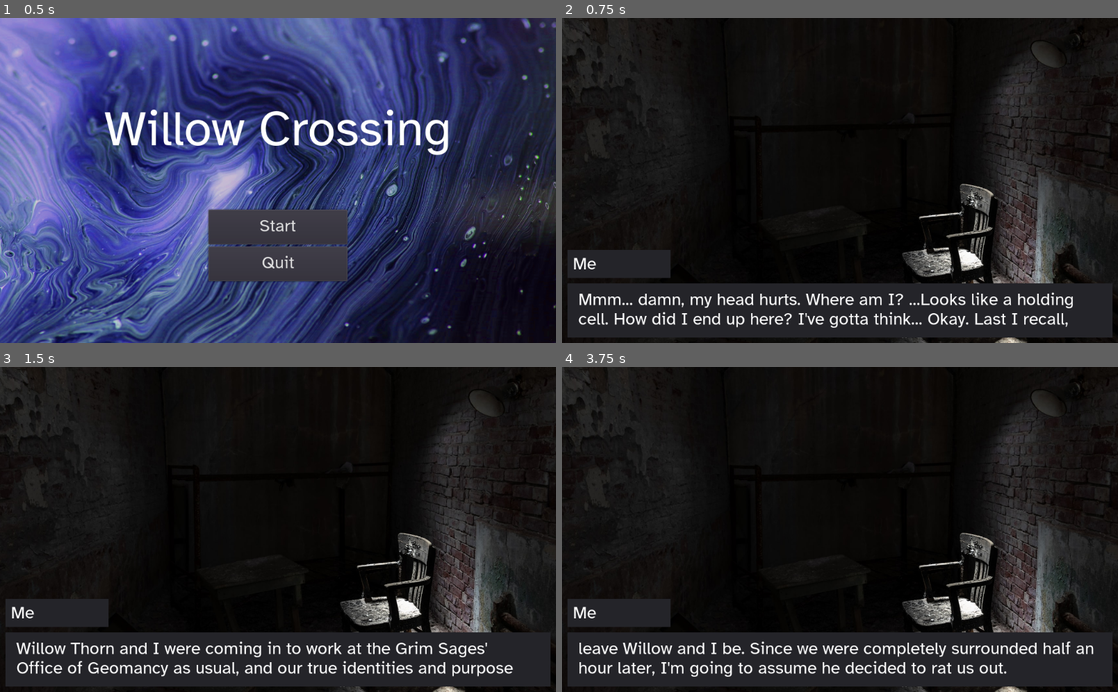
Above: before the commit, frames 1-4 (two rows, left to right).
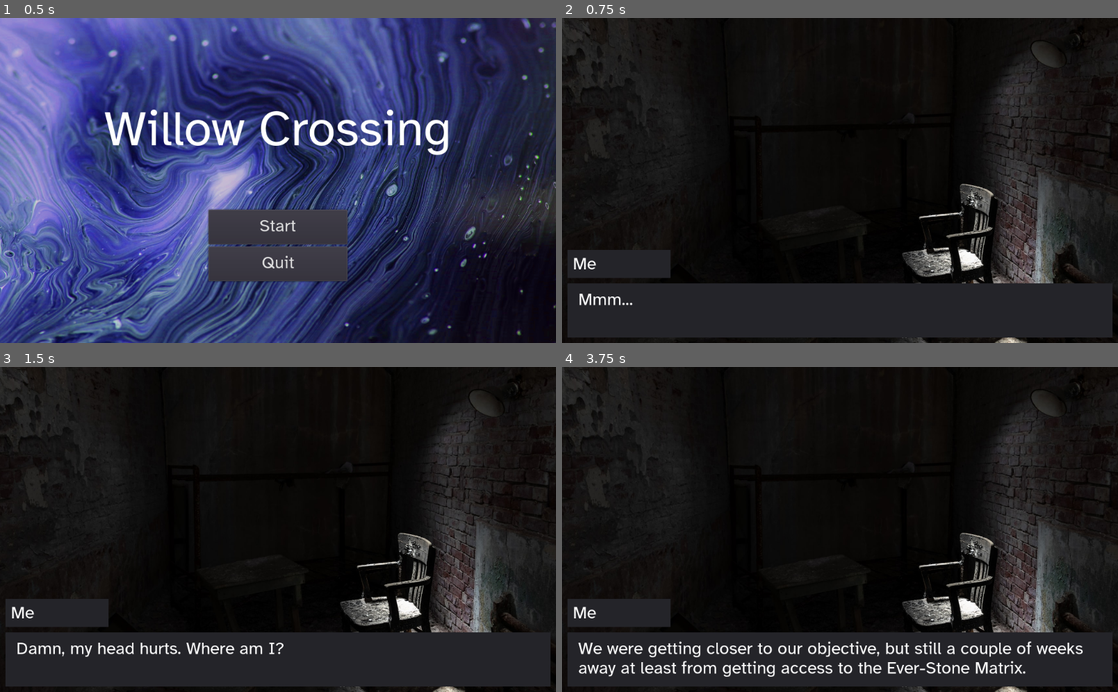
Above: after the commit, the same moments.

Repository: xuvatilavv/WillowTappingGame
Game: Godot game, scene res://ui/MainMenu.tscn
Same seed, same stepped clock (60 frames per second), same inputs: the game is played once before the commit and once after it.
Inputs:
- Up to frame 1 (0.5 s): no input
- Up to frame 2 (0.75 s): click "Start" at 0.5 s
- Up to frame 3 (1.5 s): tap Enter (ui_accept) at 1.25 s
- Up to frame 4 (3.75 s): tap Enter (ui_accept) at 1.52, 2, 2.27, 2.75, 3.5 s

Frame 1 is identical in both runs. In frame 2, 2.3% of the frame differs, in the area x 3-92%, y 84-96%; in frame 3, 2.8%; in frame 4, 3.4%, in the area x 2-96%, y 84-96%.

Commit message:
Add page break delimiter for strings

Diff:
--- a/text/strings.csv
+++ b/text/strings.csv
@@ -14,7 +14,7 @@
 LABEL_LETTER_TIMER	Letter Timer
 LABEL_WORD_TIMER	Word Timer
 INTERVIEWER_GENERIC_ACKNOWLEDGED	I see
-PROLOGUE_00	Mmm... damn, my head hurts. Where am I? ...Looks like a holding cell. How did I end up here? I've gotta think... Okay. Last I recall, Willow Thorn and I were coming in to work at the Grim Sages' Office of Geomancy as usual, and our true identities and purpose was still unknown... I think. We were getting closer to our objective, but still a couple of weeks away at least from getting access to the Ever-Stone Matrix. Our first hour went fine... and so did the next few. I remember us grabbing lunch...
+PROLOGUE_00	Mmm...| Damn, my head hurts. Where am I?| ...Looks like a holding cell. How did I end up here?| I've gotta think...| Okay. Last I recall, Willow Thorn and I were coming in to work at the Grim Sages' Office of Geomancy as usual, and our true identities and purpose was still unknown... I think.| We were getting closer to our objective, but still a couple of weeks away at least from getting access to the Ever-Stone Matrix.| Our first hour went fine... and so did the next few. I remember us grabbing lunch...
 PROLOGUE_01	Right. It was when we came back from lunch that things went wrong. Willow and I came back to the office, on …(264 unchanged characters)…
 PROLOGUE_01_X	Bastard.
 PROLOGUE_02	They shouted at us to disarm; to put our wands down and submit to capture. Willow was so nervous, and was a …(358 unchanged characters)…
--- a/ui/MessageBox.gd
+++ b/ui/MessageBox.gd
@@ -9,6 +9,8 @@
 signal messages_started
 signal messages_finished
 signal message_advanced
+
+const page_delimiter := "|"
 
 
 func _ready():
@@ -33,8 +35,14 @@
 		label.text = ""
 		emit_signal("messages_finished")
 		return
-	var new: String = _messages.pop_front()
-	label.text = tr(new)
+
+	var new = _messages.pop_front()
+	# Split pages by delimiter character
+	var new_split = Array(tr(new).split(page_delimiter))
+	label.text = new_split.pop_front().strip_edges()
+	if not new_split.empty():
+		# Add any text after the first page to the front of the message queue.
+		_messages = new_split + _messages
 	#HACK
 	if new.begins_with("INTERVIEWER"):
 		$SpeakerContainer/Panel/Label.text = "Interviewer"
